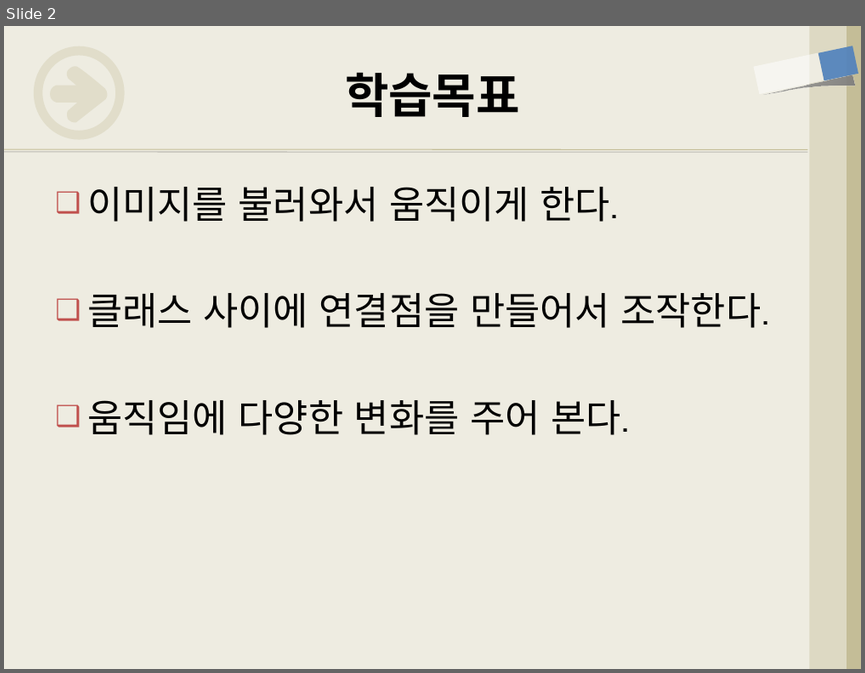
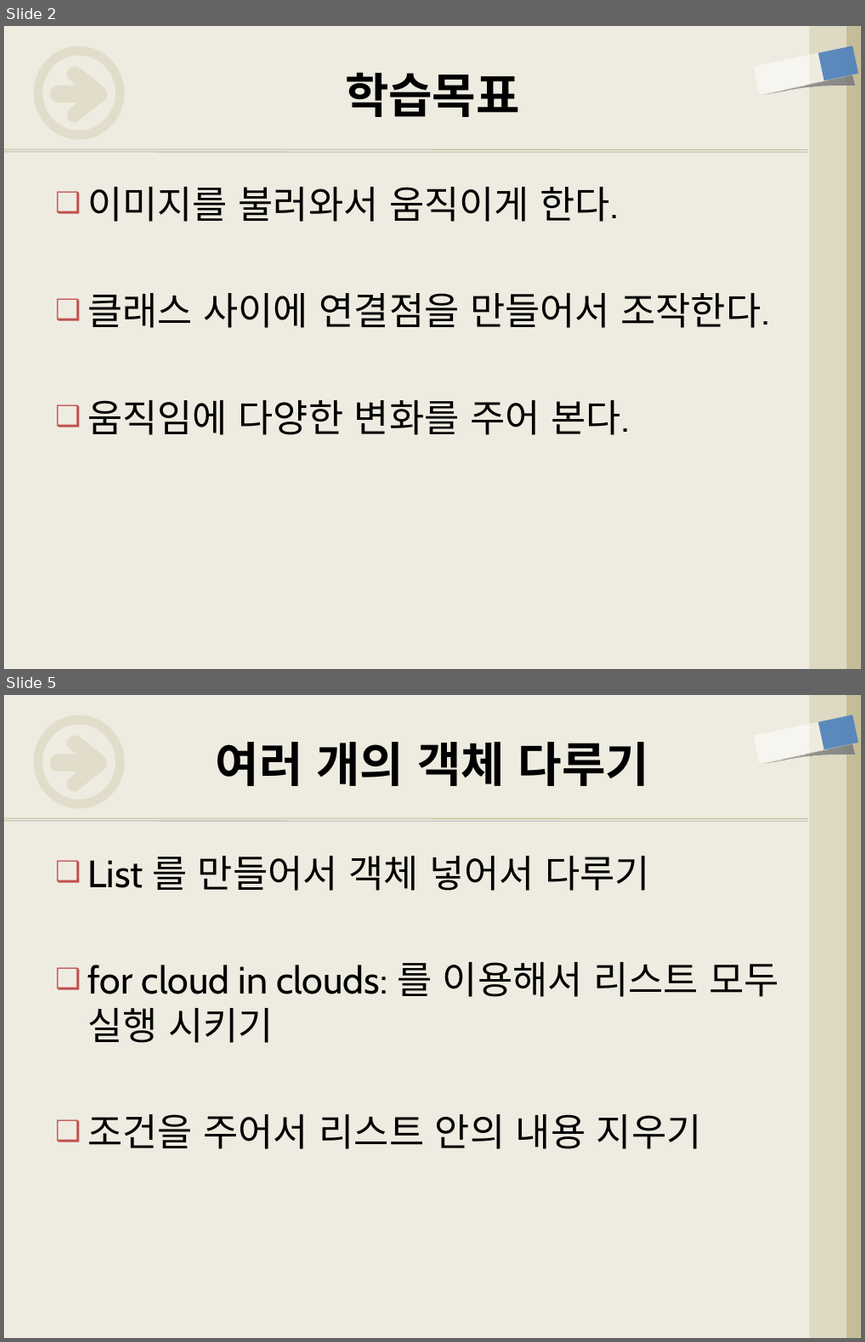
Before and after one commit to freshmea/weizman_python_class, a slide deck: textbook/파이썬5-2교시.pptx. Shown one above the other, each under a label of ours: slide 2 before the commit, slides 2 and 5 after it; the slides between them are not shown. The pictures are 865x673 and 865x1342 pixels, drawn with LibreOffice and Linux fonts; fonts in the diff are those of the drawing. Boxes give left, top, right and bottom in pixels: in the first picture for what was removed or moved away, otherwise in the second. Text is boxed around its words. In the diff, an @@ line names an element or a change of style, - is before the commit and + after.

```diff
--- a/textbook/파이썬5-2교시.pptx
+++ b/textbook/파이썬5-2교시.pptx
@@ slide 5 added at (x1=4, y1=695, x2=861, y2=1338), background #EEECE1; not listed: 8 template elements that a slide beside it also shows @@
@@ title added at (x1=216, y1=742, x2=649, y2=786), 40 pt, text #000000, bold @@
+여러 개의 객체 다루기
@@ text added at (x1=87, y1=856, x2=778, y2=1149), 32 pt, text #000000 @@
+❑ List 를 만들어서 객체 넣어서 다루기
+❑ for cloud in clouds: 를 이용해서 리스트 모두 실행 시키기
+❑ 조건을 주어서 리스트 안의 내용 지우기
```
Also in this commit, not shown: 3 slides changed.
